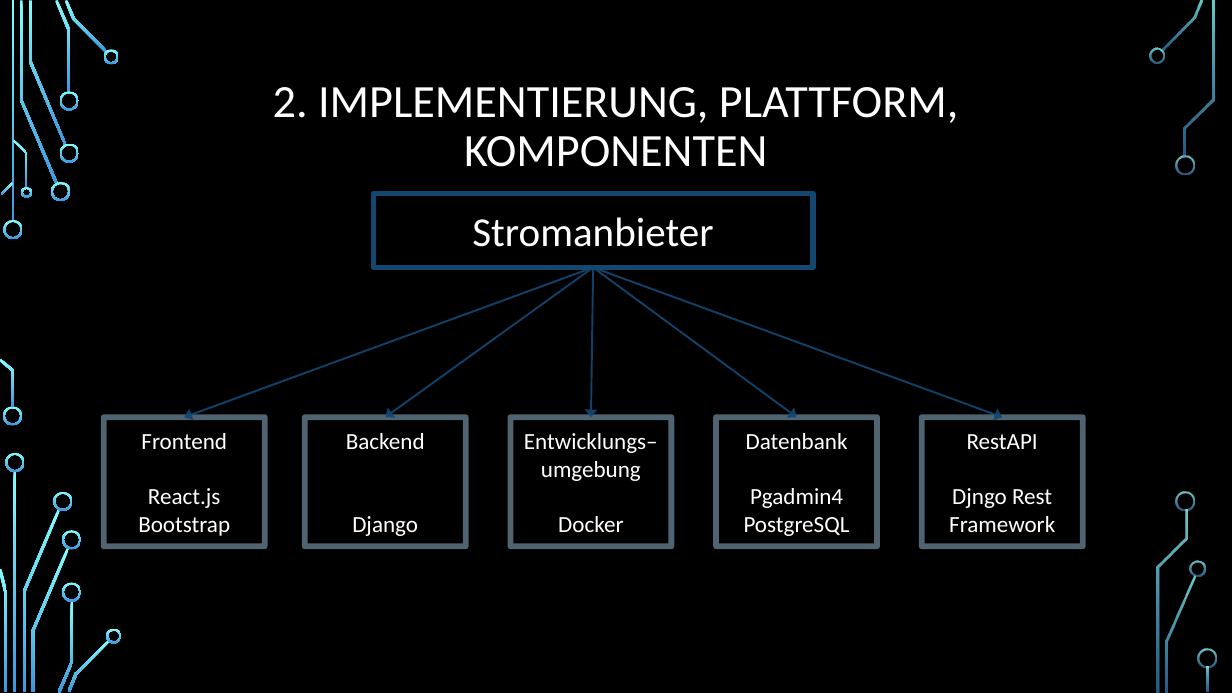
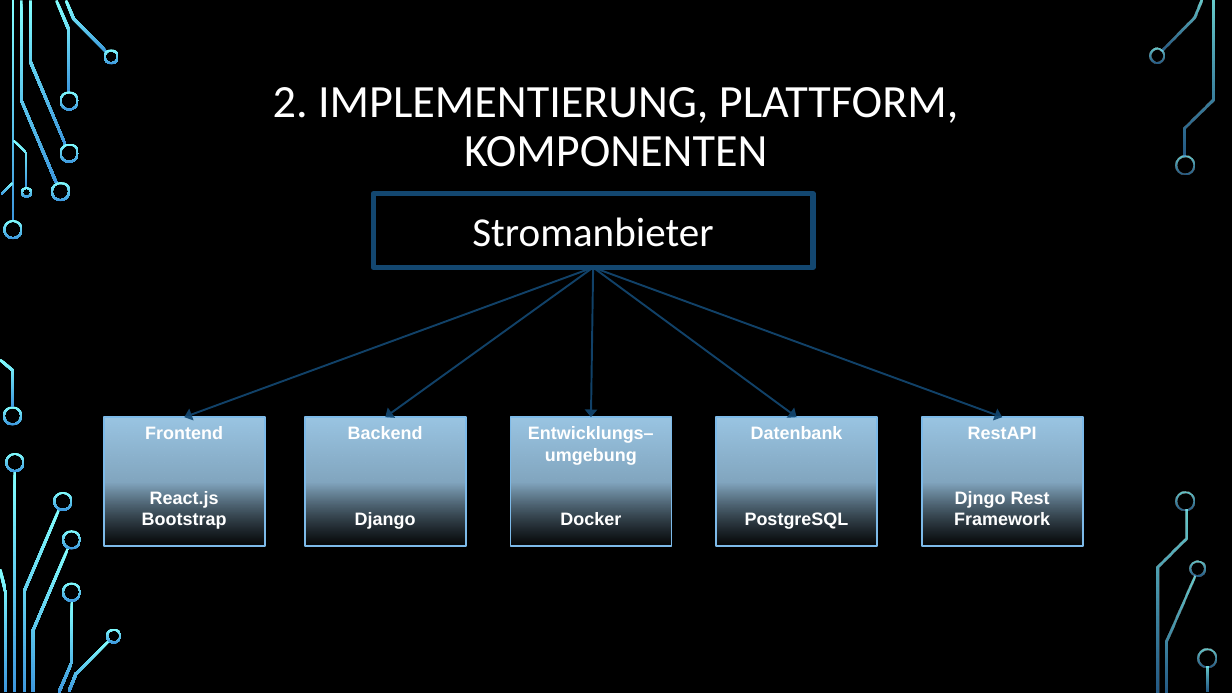
Before and after one commit to CelMur/TINF21CS2_Security_by_Design_Gruppenprojekt, a slide deck: slide 11 of Documentation/2023_10_26_SBD_Präsentation.pptx (slide 10 before the commit). Drawn at 1232x693 pixels with LibreOffice and Linux fonts; fonts in the diff are those of the drawing; background and template pictures are left out. Boxes give left, top, right and bottom in pixels: in the first picture for what was removed or moved away, otherwise in the second. Text is boxed around its words. In the diff, an @@ line names an element or a change of style, - is before the commit and + after.

Commit message:
Update 2023_10_26_SBD_Präsentation.pptx
Changed Presentation

```diff
--- a/Documentation/2023_10_26_SBD_Präsentation.pptx
+++ b/Documentation/2023_10_26_SBD_Präsentation.pptx
@@ size 18 to 14 pt, font Calibri to Arial, bold on; vertical alignment middle to top; fill none to gradient #5D7688 to #84A8C1 to #9DC7E5; outline #A1C6E0 4.5 pt to #7DBAE9 1.25 pt in 5 elements at <box>104,417,264,546</box>, <box>305,417,466,546</box>, <box>510,417,671,546</box>, <box>922,417,1083,546</box>, <box>716,417,877,546</box> @@
@@ text in rectangle at <box>750,488,843,508</box>: paragraph removed @@
-Pgadmin4
```
Also in this commit, not shown: 2 other slides changed, 3 slides added, 2 slides removed.
